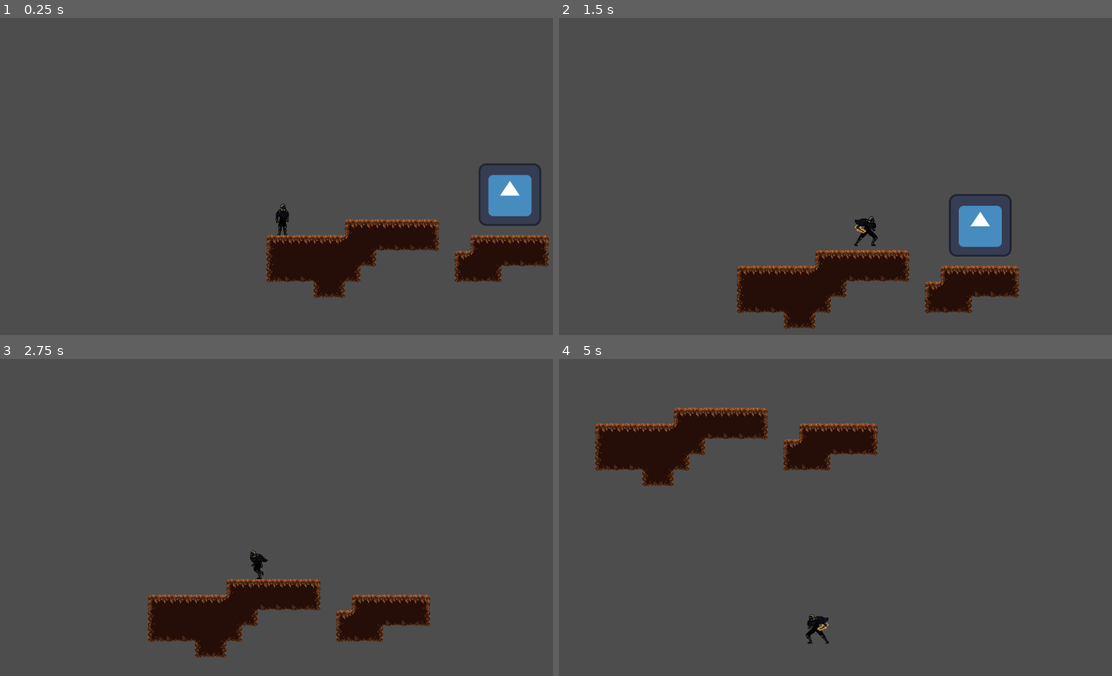
Above: before the commit, frames 1-4 (two rows, left to right).
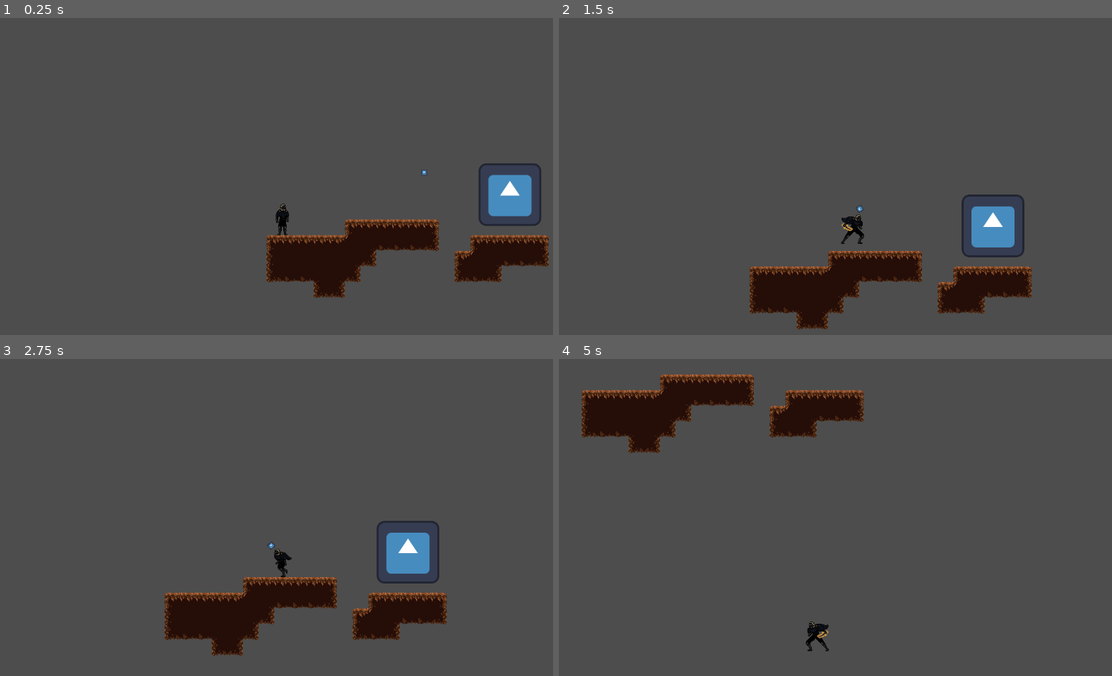
Above: after the commit, the same moments.

Repository: mlaikhram/metroidvania-month-24
Game: Godot game, scene res://scenes/level.tscn
Two runs of this game, one before a commit and one after it. Both use one fixed random seed, a clock stepped at 60 frames per second and the inputs below. The engine's default icon, where the game draws it, is replaced by a stand-in: a white triangle on a blue panel in a dark square.
Inputs (mouse positions are in pixels of both pictures, inside the frame that each line leads up to):
- Up to frame 1 (0.25 s): no input
- Up to frame 2 (1.5 s): tap Enter at 0.5 s; move the mouse to (962, 160) at 0.52 s; hold Right (player_right) from 0.53 s (still down); click (962, 160) at 0.6 s; tap Space (player_jump) at 0.77, 0.8, 1.07, 1.35 s; move the mouse to (730, 192) at 1.27 s
- Up to frame 3 (2.75 s): tap Space (player_jump) at 1.52, 1.82, 2.3 s; click (171, 533) at 1.55 s; move the mouse to (337, 447) at 2.02 s; release Right (player_right) at 2.03 s; hold Left (player_left) from 2.03 s (still down); click (337, 447) at 2.1 s
- Up to frame 4 (5 s): move the mouse to (813, 580) at 2.77 s; release Left (player_left) at 2.78 s; hold Right (player_right) 2.78-4.28 s; right-click (813, 580) at 2.85 s; tap Space (player_jump) at 3.02, 3.32, 3.77, 3.8, 4.07, 4.35, 4.52, 4.82 s; click (813, 580) at 3.05 s; move the mouse to (1012, 565) at 3.52 s; click (1012, 565) at 3.6 s; move the mouse to (669, 469) at 4.27 s; hold Left (player_left) from 4.28 s (still down); click (669, 469) at 4.55 s

The runs differ from the first frame. In frame 1, less than 0.1% of the frame differs, in the area x 76-78%, y 48-50%; in frame 2, 4.5%; in frame 3, 5.4%; in frame 4, 11%, in the area x 4-58%, y 4-93%.

Commit message:
added wind spell

Diff:
--- /dev/null
+++ b/scenes/bullet.tscn
@@ -0,0 +1,40 @@
+[gd_scene load_steps=6 format=3 uid="uid://ca3a7cge6olc"]
+
+[ext_resource type="Script" path="res://scripts/Projectile.gd" id="1_pj4fu"]
+[ext_resource type="Script" path="res://scripts/Hitbox2D.gd" id="1_vucst"]
+[ext_resource type="Texture2D" uid="uid://c18hc6t0e1846" path="res://icon.svg" id="2_nio7e"]
+[ext_resource type="Script" path="res://scripts/Hurtbox2D.gd" id="3_r1547"]
+
+[sub_resource type="CircleShape2D" id="CircleShape2D_7ngyf"]
+
+[node name="Bullet" type="RigidBody2D"]
+collision_layer = 4
+collision_mask = 3
+gravity_scale = 0.0
+script = ExtResource("1_pj4fu")
+
+[node name="CollisionShape2D" type="CollisionShape2D" parent="."]
+shape = SubResource("CircleShape2D_7ngyf")
+
+[node name="Sprite2D" type="Sprite2D" parent="."]
+scale = Vector2(0.1, 0.1)
+texture = ExtResource("2_nio7e")
+
+[node name="Hitbox2D" type="Area2D" parent="."]
+collision_layer = 4
+collision_mask = 2
+script = ExtResource("1_vucst")
+damage = 5
+
+[node name="CollisionShape2D" type="CollisionShape2D" parent="Hitbox2D"]
+shape = SubResource("CircleShape2D_7ngyf")
+
+[node name="Hurtbox2D" type="Area2D" parent="."]
+collision_layer = 4
+collision_mask = 2
+script = ExtResource("3_r1547")
+can_take_damage = false
+can_be_pushed = true
+
+[node name="CollisionShape2D" type="CollisionShape2D" parent="Hurtbox2D"]
+shape = SubResource("CircleShape2D_7ngyf")
--- a/scenes/level.tscn
+++ b/scenes/level.tscn
@@ -1,8 +1,9 @@
-[gd_scene load_steps=4 format=3 uid="uid://btqd3v64qlry0"]
+[gd_scene load_steps=5 format=3 uid="uid://btqd3v64qlry0"]
 
 [ext_resource type="TileSet" uid="uid://v2h7m8kkt1rr" path="res://tilesets/level.tres" id="1_xp6sc"]
 [ext_resource type="PackedScene" uid="uid://d2wmbd6sfp0ty" path="res://scenes/player.tscn" id="2_8tfjk"]
 [ext_resource type="PackedScene" uid="uid://2ovn5am2t187" path="res://scenes/test_enemy.tscn" id="3_3i1jy"]
+[ext_resource type="PackedScene" uid="uid://ca3a7cge6olc" path="res://scenes/bullet.tscn" id="5_55xt7"]
 
 [node name="Level" type="Node2D"]
 
@@ -12,8 +13,12 @@
 layer_0/tile_data = PackedInt32Array(-65535, 0, 0, -65534, 65536, 0, -65533, 65536, 0, -65532, 65536, 0, -65531, 65536, …(666 unchanged characters)…
 
 [node name="Player" parent="." instance=ExtResource("2_8tfjk")]
-z_index = -1
+z_index = -2
 position = Vector2(64, -32)
 
 [node name="TestEnemy" parent="." instance=ExtResource("3_3i1jy")]
 position = Vector2(529, -115)
+
+[node name="Bullet" parent="." instance=ExtResource("5_55xt7")]
+z_index = -3
+position = Vector2(377, -160)
--- a/scenes/player.tscn
+++ b/scenes/player.tscn
@@ -1,8 +1,9 @@
-[gd_scene load_steps=38 format=3 uid="uid://d2wmbd6sfp0ty"]
+[gd_scene load_steps=43 format=3 uid="uid://d2wmbd6sfp0ty"]
 
 [ext_resource type="Script" path="res://scripts/Player.gd" id="1_lwr3b"]
 [ext_resource type="Texture2D" uid="uid://mjpi36frku0o" path="res://art/player/A_Player_Idle.png" id="2_bdhqm"]
 [ext_resource type="PackedScene" uid="uid://mqjn5vni3og3" path="res://scenes/ice_statue.tscn" id="2_kk2cp"]
+[ext_resource type="PackedScene" uid="uid://8oir6gep0t7r" path="res://scenes/wind_gust.tscn" id="2_loyfw"]
 [ext_resource type="Texture2D" uid="uid://bll60o5m1ckvd" path="res://art/player/A_Player_Attack.png" id="2_viish"]
 [ext_resource type="Texture2D" uid="uid://ybffva5vqkkc" path="res://art/player/A_Player_Run.png" id="3_3203m"]
 [ext_resource type="Texture2D" uid="uid://dam64hf6pmk45" path="res://art/player/A_Player_Jump.png" id="4_0dgqn"]
@@ -106,6 +107,22 @@
 atlas = ExtResource("3_3203m")
 region = Rect2(192, 96, 96, 96)
 
+[sub_resource type="AtlasTexture" id="AtlasTexture_apqlx"]
+atlas = ExtResource("3_3203m")
+region = Rect2(96, 0, 96, 96)
+
+[sub_resource type="AtlasTexture" id="AtlasTexture_k546m"]
+atlas = ExtResource("3_3203m")
+region = Rect2(96, 96, 96, 96)
+
+[sub_resource type="AtlasTexture" id="AtlasTexture_yftne"]
+atlas = ExtResource("3_3203m")
+region = Rect2(192, 0, 96, 96)
+
+[sub_resource type="AtlasTexture" id="AtlasTexture_73f2c"]
+atlas = ExtResource("3_3203m")
+region = Rect2(0, 0, 96, 96)
+
 [sub_resource type="SpriteFrames" id="SpriteFrames_xv226"]
 animations = [{
 "frames": [{
@@ -204,6 +221,23 @@
 "loop": true,
 "name": &"run",
 "speed": 8.0
+}, {
+"frames": [{
+"duration": 1.0,
+"texture": SubResource("AtlasTexture_apqlx")
+}, {
+"duration": 1.0,
+"texture": SubResource("AtlasTexture_k546m")
+}, {
+"duration": 1.0,
+"texture": SubResource("AtlasTexture_yftne")
+}, {
+"duration": 1.0,
+"texture": SubResource("AtlasTexture_73f2c")
+}],
+"loop": false,
+"name": &"wind_spell",
+"speed": 3.0
 }]
 
 [sub_resource type="CapsuleShape2D" id="CapsuleShape2D_fhcec"]
@@ -222,15 +256,14 @@
 collision_layer = 2
 collision_mask = 5
 script = ExtResource("1_lwr3b")
+wind_gust = ExtResource("2_loyfw")
 ice_statue = ExtResource("2_kk2cp")
 
 [node name="AnimatedSprite2D" type="AnimatedSprite2D" parent="."]
 position = Vector2(0, -48)
 sprite_frames = SubResource("SpriteFrames_xv226")
-animation = &"ice_spell"
+animation = &"wind_spell"
 autoplay = "idle"
-frame = 3
-frame_progress = 1.0
 
 [node name="CollisionShape2D" type="CollisionShape2D" parent="."]
 position = Vector2(0, -32)
@@ -244,7 +277,7 @@
 texture = ExtResource("6_84m20")
 
 [node name="Hitbox2D" type="Area2D" parent="DaggerHit"]
-collision_layer = 4
+collision_layer = 2
 collision_mask = 0
 script = ExtResource("7_nibgo")
 
--- a/scenes/test_enemy.tscn
+++ b/scenes/test_enemy.tscn
@@ -21,7 +21,7 @@
 
 [node name="Hurtbox2D" type="Area2D" parent="."]
 collision_layer = 0
-collision_mask = 4
+collision_mask = 2
 script = ExtResource("3_y57jq")
 
 [node name="CollisionShape2D" type="CollisionShape2D" parent="Hurtbox2D"]
--- /dev/null
+++ b/scenes/wind_gust.tscn
@@ -0,0 +1,67 @@
+[gd_scene load_steps=10 format=3 uid="uid://8oir6gep0t7r"]
+
+[ext_resource type="Texture2D" uid="uid://c18hc6t0e1846" path="res://icon.svg" id="1_0j6ic"]
+[ext_resource type="Script" path="res://scripts/PushCircle2D.gd" id="1_aiyys"]
+[ext_resource type="Script" path="res://scripts/FadeOutAnimatedSprite2D.gd" id="2_mncrd"]
+
+[sub_resource type="CircleShape2D" id="CircleShape2D_b32vs"]
+radius = 48.0
+
+[sub_resource type="AtlasTexture" id="AtlasTexture_a5343"]
+atlas = ExtResource("1_0j6ic")
+region = Rect2(0, 0, 64, 64)
+
+[sub_resource type="AtlasTexture" id="AtlasTexture_4mkc1"]
+atlas = ExtResource("1_0j6ic")
+region = Rect2(64, 0, 64, 64)
+
+[sub_resource type="AtlasTexture" id="AtlasTexture_nnm5u"]
+atlas = ExtResource("1_0j6ic")
+region = Rect2(0, 64, 64, 64)
+
+[sub_resource type="AtlasTexture" id="AtlasTexture_vbnko"]
+atlas = ExtResource("1_0j6ic")
+region = Rect2(64, 64, 64, 64)
+
+[sub_resource type="SpriteFrames" id="SpriteFrames_x61yx"]
+animations = [{
+"frames": [{
+"duration": 1.0,
+"texture": SubResource("AtlasTexture_a5343")
+}, {
+"duration": 1.0,
+"texture": SubResource("AtlasTexture_4mkc1")
+}, {
+"duration": 1.0,
+"texture": SubResource("AtlasTexture_nnm5u")
+}, {
+"duration": 1.0,
+"texture": SubResource("AtlasTexture_vbnko")
+}],
+"loop": true,
+"name": &"default",
+"speed": 5.0
+}]
+
+[node name="WindGust" type="RigidBody2D"]
+collision_layer = 0
+collision_mask = 0
+gravity_scale = 0.0
+
+[node name="CollisionShape2D" type="CollisionShape2D" parent="."]
+shape = SubResource("CircleShape2D_b32vs")
+
+[node name="FadeOutAnimatedSprite2D" type="AnimatedSprite2D" parent="."]
+sprite_frames = SubResource("SpriteFrames_x61yx")
+autoplay = "default"
+script = ExtResource("2_mncrd")
+time_to_fade_out = 1
+
+[node name="PushCircle2D" type="Area2D" parent="."]
+collision_layer = 2
+collision_mask = 4
+script = ExtResource("1_aiyys")
+push_speed = 100
+
+[node name="CollisionShape2D" type="CollisionShape2D" parent="PushCircle2D"]
+shape = SubResource("CircleShape2D_b32vs")
--- /dev/null
+++ b/scripts/FadeOutAnimatedSprite2D.gd
@@ -0,0 +1,25 @@
+class_name FadeOutAnimatedSprite2D
+extends AnimatedSprite2D
+
+
+@export var time_to_fade_out = 10
+
+var time_left = time_to_fade_out
+var starting_a = 1
+
+# Called when the node enters the scene tree for the first time.
+func _ready():
+	time_left = time_to_fade_out
+	starting_a = self_modulate.a
+
+
+# Called every frame. 'delta' is the elapsed time since the previous frame.
+func _process(delta):
+	print("time left: " + str(time_left))
+	if time_left <= 0:
+		print("faded out")
+		owner.queue_free()
+	else:
+		time_left -= delta
+		var new_a = (time_left / time_to_fade_out) * starting_a
+		self_modulate.a = maxf(new_a, 0)
--- a/scripts/Hitbox2D.gd
+++ b/scripts/Hitbox2D.gd
@@ -2,15 +2,3 @@
 extends Area2D
 
 @export var damage = 10
-
-func _init():
-	pass
-
-# Called when the node enters the scene tree for the first time.
-func _ready():
-	pass # Replace with function body.
-
-
-# Called every frame. 'delta' is the elapsed time since the previous frame.
-func _process(delta):
-	pass
--- a/scripts/Hurtbox2D.gd
+++ b/scripts/Hurtbox2D.gd
@@ -2,9 +2,16 @@
 extends Area2D
 
 
+@export var can_take_damage = true
+@export var can_be_pushed = false
+
+
 # Called when the node enters the scene tree for the first time.
 func _ready():
-	connect("area_entered", self._on_area_entered)
+	if can_take_damage:
+		connect("area_entered", self._on_hitbox_entered)
+	if can_be_pushed:
+		connect("area_entered", self._on_push_circle_entered)
 
 
 # Called every frame. 'delta' is the elapsed time since the previous frame.
@@ -12,7 +19,7 @@
 	pass
 
 
-func _on_area_entered(hitbox: Hitbox2D):
+func _on_hitbox_entered(hitbox: Hitbox2D):
 	print("area entered")
 	if hitbox == null:
 		print("not a hitbox")
@@ -22,3 +29,15 @@
 		owner.take_damage(hitbox.damage)
 	else:
 		print("owner does not have take_damage")
+
+
+func _on_push_circle_entered(pushCircle: PushCircle2D):
+	print("push circle entered")
+	if pushCircle == null:
+		print("not a push circle")
+		return
+
+	if owner.has_method("push_away_from"):
+		owner.push_away_from(pushCircle.position, pushCircle.push_speed)
+	else:
+		print("owner does not have push_away_from")
--- /dev/null
+++ b/scripts/Projectile.gd
@@ -0,0 +1,16 @@
+class_name Projectile2D
+extends RigidBody2D
+
+
+# Called when the node enters the scene tree for the first time.
+func _ready():
+	linear_velocity = 100 * Vector2.LEFT
+
+
+# Called every frame. 'delta' is the elapsed time since the previous frame.
+func _process(delta):
+	pass
+
+
+func push_away_from(source_position: Vector2, push_speed: float):
+	linear_velocity = push_speed * source_position.direction_to(position)
--- /dev/null
+++ b/scripts/PushCircle2D.gd
@@ -0,0 +1,4 @@
+class_name PushCircle2D
+extends Area2D
+
+@export var push_speed = 10
--- a/scripts/player.gd
+++ b/scripts/player.gd
@@ -3,6 +3,7 @@
 enum player_state {
 	IDLE,
 	DAGGER,
+	WIND_SPELL,
 	ICE_SPELL
 }
 
@@ -12,6 +13,7 @@
 	NONE
 }
 
+@export var wind_gust: PackedScene
 @export var ice_statue: PackedScene
 
 @onready var _animated_sprite = $AnimatedSprite2D
@@ -26,6 +28,7 @@
 var current_state = player_state.IDLE
 var seconds_since_action_start = 0
 
+var current_wind_gust: Node2D
 var current_ice_statue: Node2D
 var move_to_position_x = 0
 
@@ -40,6 +43,8 @@
 			_idle_physics_process(delta)
 		player_state.DAGGER:
 			_dagger_physics_process(delta)
+		player_state.WIND_SPELL:
+			_wind_spell_physics_process(delta)
 		player_state.ICE_SPELL:
 			_ice_spell_physics_process(delta)
 
@@ -70,9 +75,7 @@
 func _on_animation_finished():
 	print("animation ended: " + _animated_sprite.animation)
 	match current_state:
-		player_state.DAGGER:
-			current_state = player_state.IDLE
-		player_state.ICE_SPELL:
+		player_state.DAGGER, player_state.WIND_SPELL, player_state.ICE_SPELL:
 			current_state = player_state.IDLE
 
 
@@ -90,8 +93,12 @@
 
 	# Handle attacks.
 	elif Input.is_action_just_pressed("player_attack"):
+		# Handle wind spell.
+		if Input.is_action_pressed("player_up"):
+			_start_wind_spell(delta)
 		# Handle dagger.
-		_start_dagger(delta)
+		else:
+			_start_dagger(delta)
 
 	# Handle utilities.
 	elif Input.is_action_just_pressed("player_utility"):
@@ -109,7 +116,7 @@
 
 
 func _dagger_physics_process(delta):
-	var direction = _base_movement(delta, true, false, movement_type.AERIAL)
+	_base_movement(delta, true, false, movement_type.AERIAL)
 
 	# Handle jump.
 	if Input.is_action_just_pressed("player_jump") and is_on_floor():
@@ -119,6 +126,34 @@
 	if seconds_since_action_start >= 0.1:
 		$DaggerHit.hide()
 		$DaggerHit.set_process_mode(Node.PROCESS_MODE_DISABLED)
+
+
+func _start_wind_spell(delta):
+	if is_instance_valid(current_wind_gust):
+		return
+
+	_animated_sprite.play("wind_spell")
+	current_state = player_state.WIND_SPELL
+	seconds_since_action_start = 0
+
+
+func _wind_spell_physics_process(delta):
+	_base_movement(delta, true, false)
+
+	# Handle jump.
+	if Input.is_action_just_pressed("player_jump") and is_on_floor():
+		velocity.y = JUMP_VELOCITY
+
+	seconds_since_action_start += delta
+	if seconds_since_action_start >= 0.2 && not is_instance_valid(current_wind_gust):
+		current_wind_gust = wind_gust.instantiate()
+		owner.add_child(current_wind_gust)
+		current_wind_gust.position = global_position
+		current_wind_gust.position.x += 16 if is_facing_right else -16
+		current_wind_gust.position.y -= 32
+		current_wind_gust.get_node("FadeOutAnimatedSprite2D").flip_h = not is_facing_right
+		current_wind_gust.linear_velocity = 50 * (Vector2.RIGHT if is_facing_right else Vector2.LEFT) + 10 * Vector2.UP
+		seconds_since_action_start = -100
 
 
 func _start_ice_spell(delta):
@@ -163,3 +198,4 @@
 		current_ice_statue.position = global_position
 		current_ice_statue.position.x += 32 if is_facing_right else -32
 		current_ice_statue.get_node("AnimatedSprite2D").flip_h = not is_facing_right
+		seconds_since_action_start = -100
